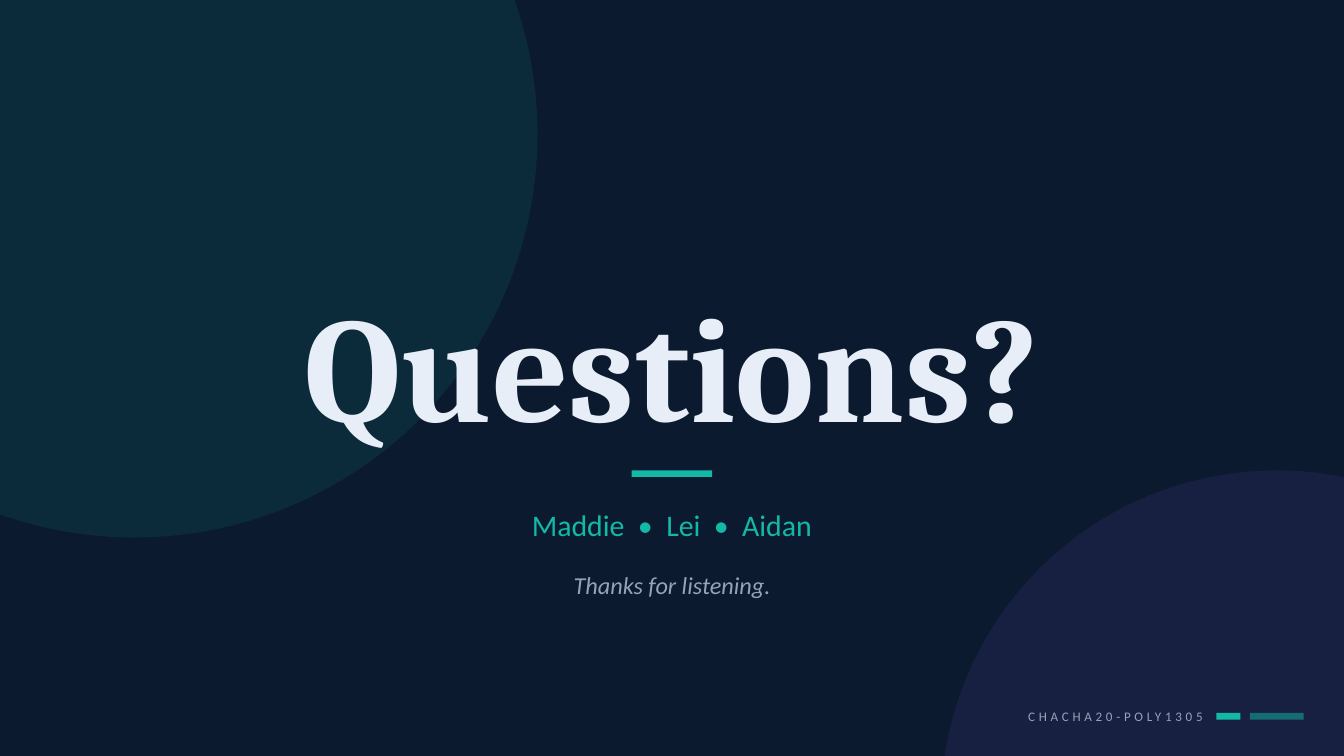
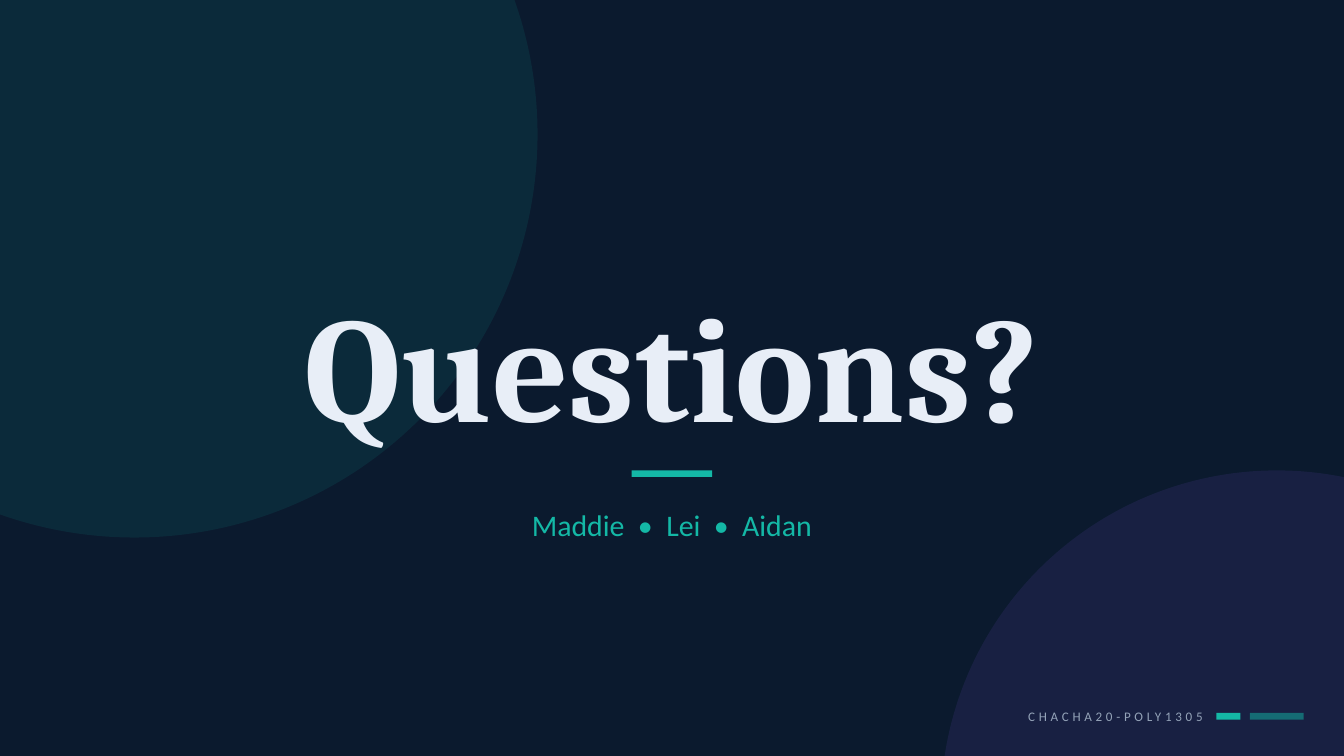
Before and after one commit to AidanLevy05/MATH447-ChatRoom, a slide deck: slide 32 of PowerPoint/MATH_447_Final_Polished.odp (slide 31 before the commit). Drawn at 1344x756 pixels with LibreOffice and Linux fonts; fonts in the diff are those of the drawing. Boxes give left, top, right and bottom in pixels: in the first picture for what was removed or moved away, otherwise in the second. Text is boxed around its words. In the diff, an @@ line names an element or a change of style, - is before the commit and + after.

```diff
--- a/PowerPoint/MATH_447_Final_Polished.odp
+++ b/PowerPoint/MATH_447_Final_Polished.odp
@@ text removed at <box>574,577,771,598</box> @@
-Thanks for listening.
```
Also in this commit, not shown: 3 other slides changed.
